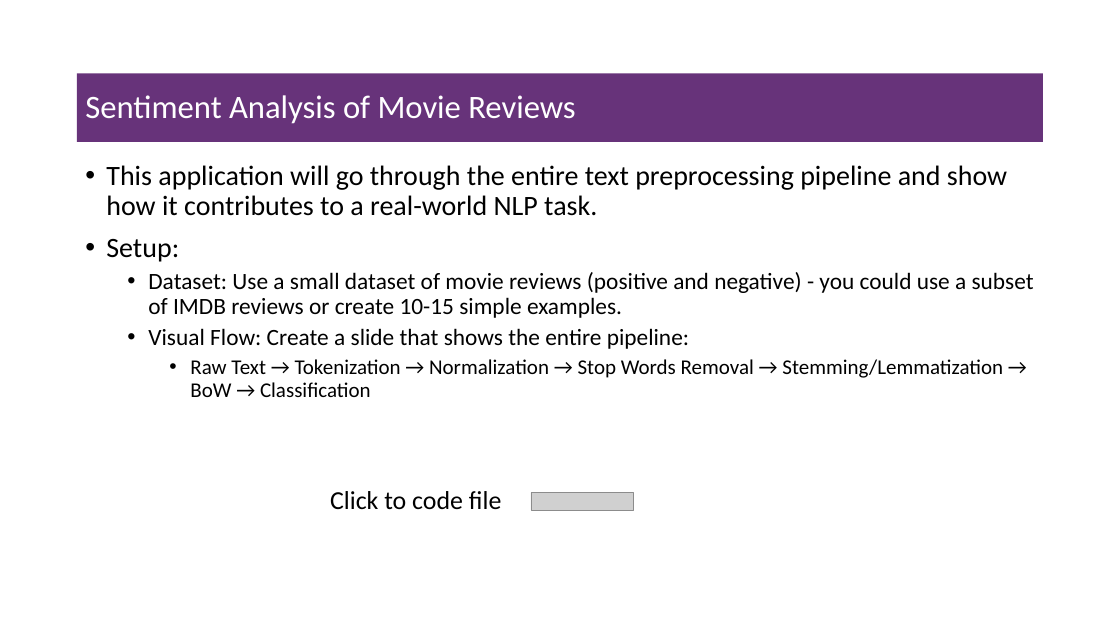
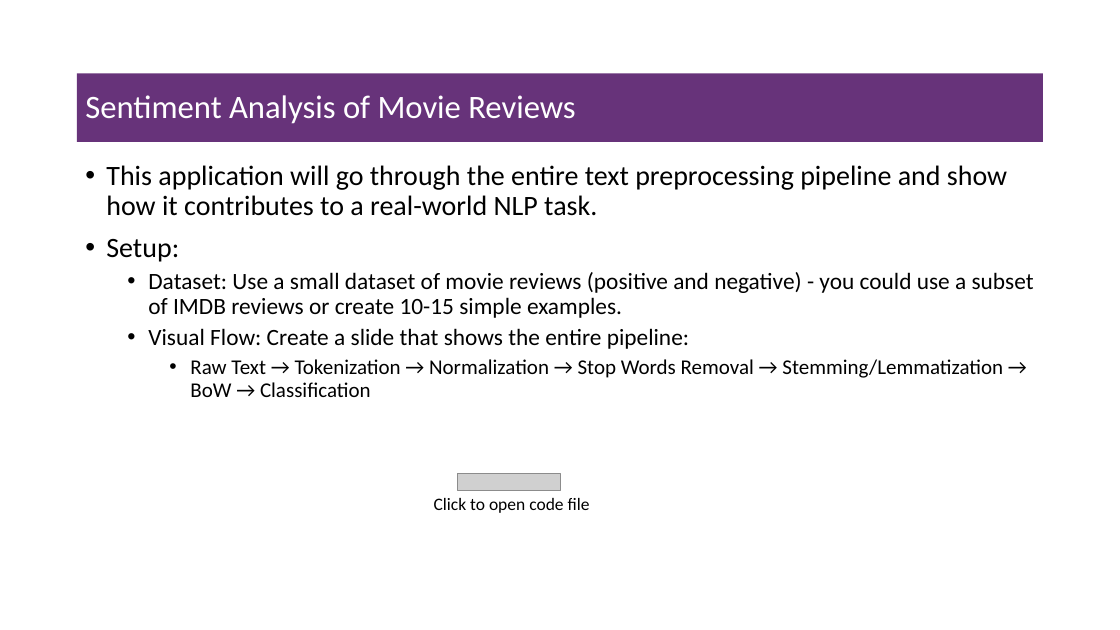
Before and after one commit to msfasha/307307-BI-Methods, a slide deck: slide 24 of 20242-NLP-LLM/lecture notes/Part 1 - Introduction to NLP/1-introduction to NLP.pptx (slide 23 before the commit). Drawn at 1120x630 pixels with LibreOffice and Linux fonts; fonts in the diff are those of the drawing; grey boxes stand for pictures; background and template pictures are left out. Boxes give left, top, right and bottom in pixels: in the first picture for what was removed or moved away, otherwise in the second. Text is boxed around its words. In the diff, an @@ line names an element or a change of style, - is before the commit and + after.

```diff
--- a/20242-NLP-LLM/lecture notes/Part 1 - Introduction to NLP/1-introduction to NLP.pptx
+++ b/20242-NLP-LLM/lecture notes/Part 1 - Introduction to NLP/1-introduction to NLP.pptx
@@ picture moved from (x1=531, y1=492, x2=634, y2=510) to (x1=458, y1=473, x2=560, y2=491) @@
@@ text at (x1=434, y1=498, x2=590, y2=513): text changed; size 22.2 to 15 pt @@
-Click to code file
+Click to open code file
```
Also in this commit, not shown: 5 other slides changed, 1 slide added, 1 other file.
